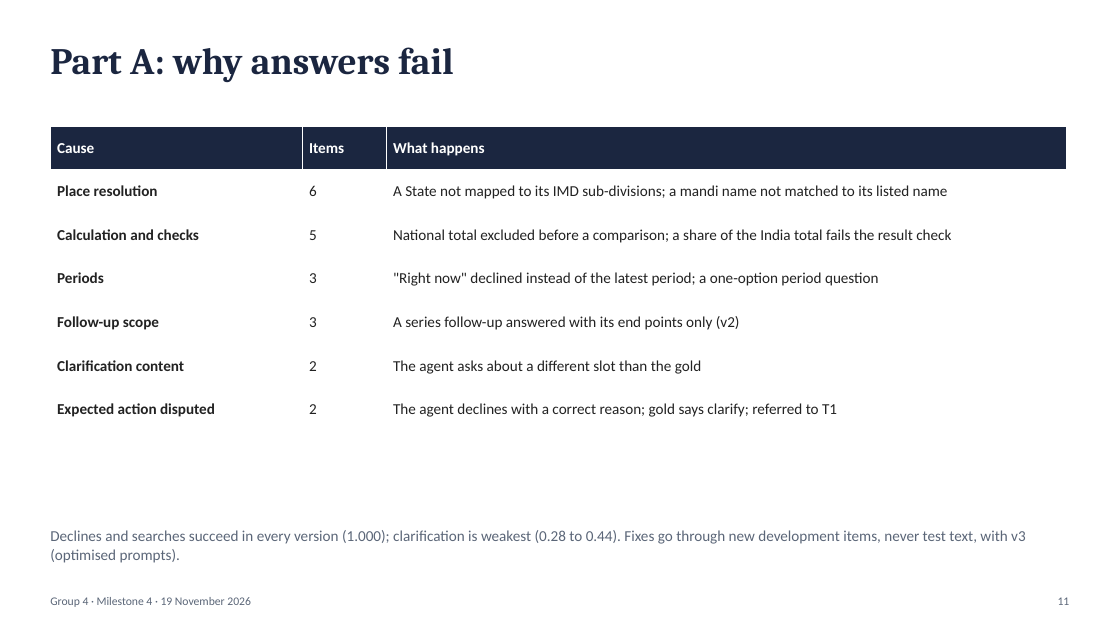
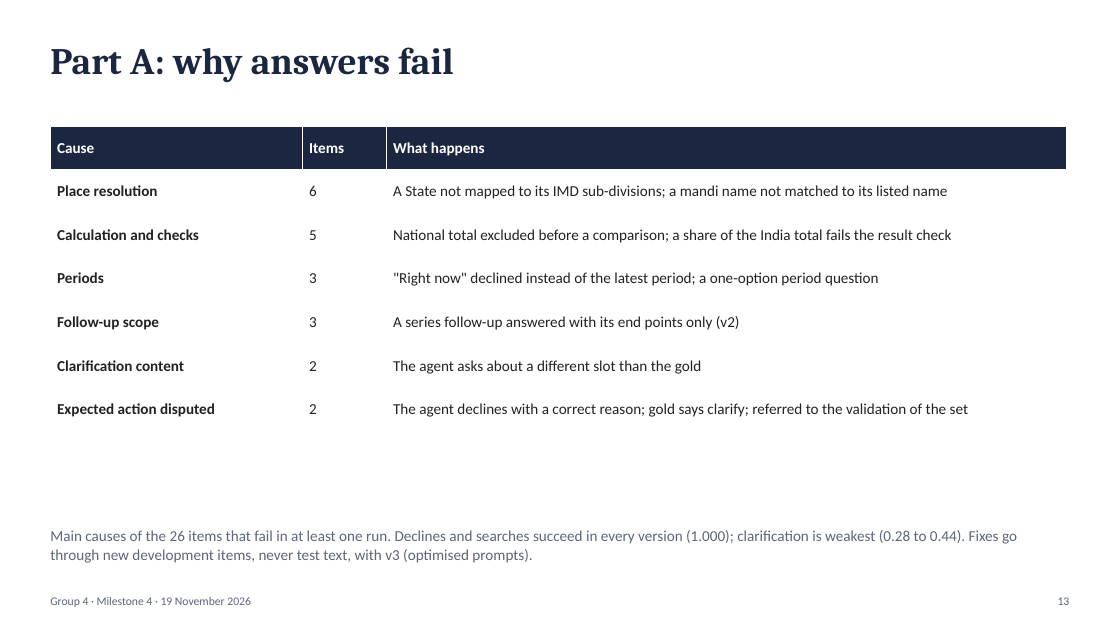
Before and after one commit to sathyaIITM/Group-4-DS-and-AI-Lab-Project, a slide deck: slide 13 of docs/milestones/Milestone4_TA_Presentation.pptx (slide 11 before the commit). Drawn at 1120x630 pixels with LibreOffice and Linux fonts; fonts in the diff are those of the drawing. Boxes give left, top, right and bottom in pixels: in the first picture for what was removed or moved away, otherwise in the second. Text is boxed around its words. In the diff, an @@ line names an element or a change of style, - is before the commit and + after.

Commit message:
DOCS: M4 deck, 23 slides: data and evaluation sets, agent architecture, sample outputs; evaluated LLM configuration and evaluation-set wording

```diff
--- a/docs/milestones/Milestone4_TA_Presentation.pptx
+++ b/docs/milestones/Milestone4_TA_Presentation.pptx
@@ table at (50,126,1067,432) @@
-row 7, column 3: The agent declines with a correct reason; gold says clarify; referred to T1
+row 7, column 3: The agent declines with a correct reason; gold says clarify; referred to the validation of the set
@@ text at (50,530,1017,563): text changed @@
-Declines and searches succeed in every version (1.000); clarification is weakest (0.28 to 0.44). Fixes go through new development items, never test text, with v3 (optimised prompts).
+Main causes of the 26 items that fail in at least one run. Declines and searches succeed in every version (1.000); clarification is weakest (0.28 to 0.44). Fixes go through new development items, never test text, with v3 (optimised prompts).
@@ text at (1058,597,1070,605): text changed @@
-11
+13
```
Also in this commit, not shown: 16 other slides changed, 3 slides added.
